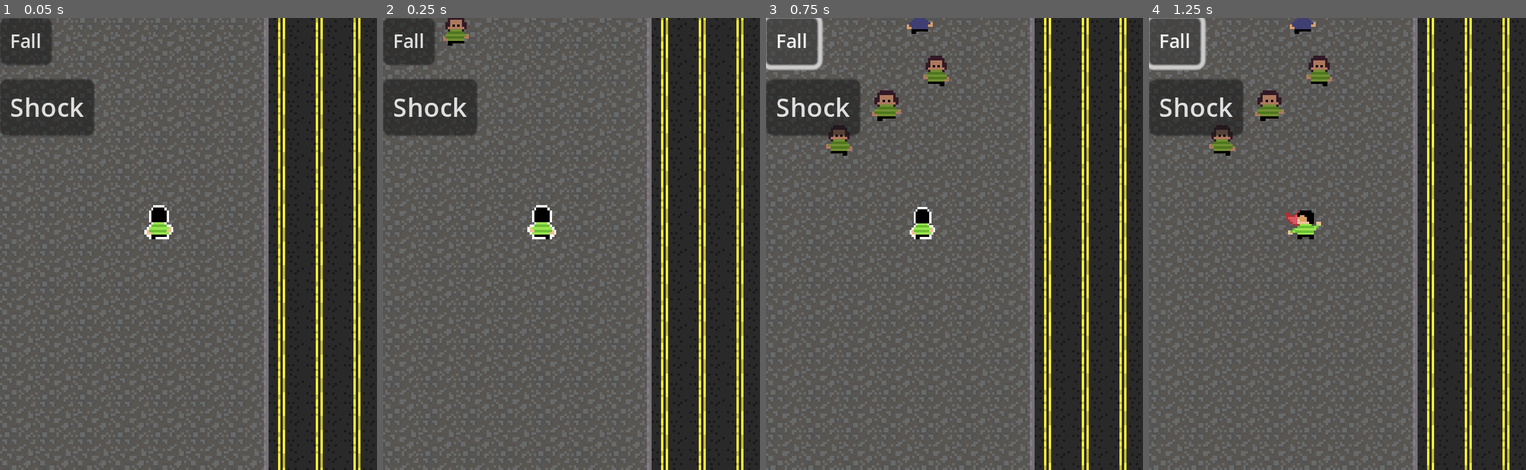
Above: before the commit, frames 1-4 (left to right).
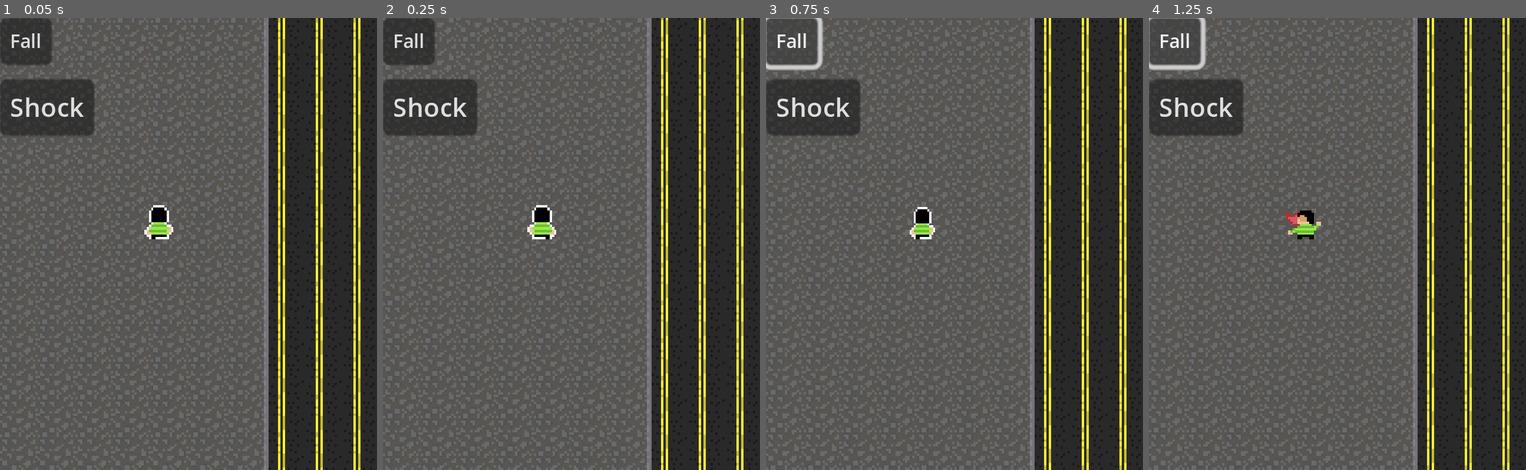
Above: after the commit, the same moments.

Repository: vitrolarium/brazilian-sidewalk
Game: Godot game, scene res://Objects/Scenes/Main.tscn
Two runs of this game, one before a commit and one after it. Both use one fixed random seed, a clock stepped at 60 frames per second and the inputs below.
Inputs:
- Up to frame 1 (0.05 s): no input
- Up to frame 2 (0.25 s): no input
- Up to frame 3 (0.75 s): click "Fall" at 0.5 s
- Up to frame 4 (1.25 s): no input

Frame 1 is identical in both runs. In frame 2, 0.3% of the frame differs, in the area x 15-23%, y 0-7%; in frame 3, 1.2%, in the area x 15-49%, y 0-31%; in frame 4, 1.2%.

Commit message:
added prop base and prop objects

Diff:
--- /dev/null
+++ b/Objects/Props/Props-base.gd
@@ -0,0 +1,27 @@
+extends Area2D
+
+const MOVE_DIRECTION := Vector2.DOWN
+
+enum PropType {
+	HOLE,
+	ELETRICITY
+}
+
+@export var speed : int = 98
+@export var prop_type : PropType
+
+var enabled = false
+
+
+func activate():
+	enabled = true
+
+func deactivate():
+	enabled = false
+
+func screen_leave() -> void:
+	queue_free()
+
+func _physics_process(delta: float) -> void:
+	if enabled:
+		position += MOVE_DIRECTION * speed * delta
--- /dev/null
+++ b/Objects/Props/Props-base.tscn
@@ -0,0 +1,15 @@
+[gd_scene load_steps=2 format=3 uid="uid://lo3mhvymnw4g"]
+
+[ext_resource type="Script" path="res://Objects/Props/Props-base.gd" id="1_emtma"]
+
+[node name="Prop" type="Area2D"]
+script = ExtResource("1_emtma")
+
+[node name="VisibilityNotifier" type="VisibleOnScreenNotifier2D" parent="."]
+
+[node name="CollisionShape" type="CollisionShape2D" parent="."]
+
+[node name="Sprite" type="Sprite2D" parent="."]
+region_rect = Rect2(32, 16, 16, 16)
+
+[connection signal="screen_exited" from="VisibilityNotifier" to="." method="screen_leave"]
--- /dev/null
+++ b/Objects/Props/hole.tscn
@@ -0,0 +1,17 @@
+[gd_scene load_steps=4 format=3 uid="uid://b0k8thgcrcrhb"]
+
+[ext_resource type="PackedScene" uid="uid://lo3mhvymnw4g" path="res://Objects/Props/Props-base.tscn" id="1_15qbh"]
+[ext_resource type="Texture2D" uid="uid://bgyvx2gf3wqun" path="res://Objects/Scenes/TILE.png" id="2_ww0ut"]
+
+[sub_resource type="CircleShape2D" id="CircleShape2D_5fwx6"]
+radius = 7.0
+
+[node name="Prop" instance=ExtResource("1_15qbh")]
+
+[node name="CollisionShape" parent="." index="1"]
+shape = SubResource("CircleShape2D_5fwx6")
+
+[node name="Sprite" parent="." index="2"]
+position = Vector2(-1, 0)
+texture = ExtResource("2_ww0ut")
+region_enabled = true
--- /dev/null
+++ b/Objects/Props/poop.tscn
@@ -0,0 +1,17 @@
+[gd_scene load_steps=4 format=3 uid="uid://dsy66vpa0aw45"]
+
+[ext_resource type="PackedScene" uid="uid://lo3mhvymnw4g" path="res://Objects/Props/Props-base.tscn" id="1_0mjsm"]
+[ext_resource type="Texture2D" uid="uid://bgyvx2gf3wqun" path="res://Objects/Scenes/TILE.png" id="2_4t7uf"]
+
+[sub_resource type="RectangleShape2D" id="RectangleShape2D_gol84"]
+
+[node name="Prop" instance=ExtResource("1_0mjsm")]
+
+[node name="CollisionShape" parent="." index="1"]
+shape = SubResource("RectangleShape2D_gol84")
+
+[node name="Sprite" parent="." index="2"]
+position = Vector2(0, -5)
+texture = ExtResource("2_4t7uf")
+region_enabled = true
+region_rect = Rect2(32, 0, 16, 16)
--- /dev/null
+++ b/Objects/Props/prop-spawner.gd
@@ -0,0 +1,45 @@
+extends Node2D
+
+@export_category("Summon Timer")
+@export var summon_wait_time : float = 0.5
+@export_category("Prop Settings")
+@export var props : Array
+@export var prop_speed : int = 98
+
+var _summon_timer : Timer
+
+func activate(): _summon_timer.start()
+
+func deactivate(stop_props := false):
+	_summon_timer.stop()
+	if stop_props:
+		for child in get_children():
+			if child is Area2D and child.has_method("deactivate"):
+				child.deactivate()
+
+func spawn_prop(new_prop : Area2D):
+	$SpawnPath/SpawnPoint.progress_ratio = randf()
+	new_prop.position = $SpawnPath/SpawnPoint.position
+	new_prop.speed = prop_speed
+	new_prop.activate()
+	add_child(new_prop)
+
+func summon_people():
+	if props.is_empty():
+		push_error("props is a empty array!")
+		return
+	var choosen_prop = props.pick_random() as PackedScene
+	if choosen_prop:
+		var new_prop = choosen_prop.instantiate() as Area2D
+		if new_prop:
+			spawn_prop(new_prop)
+		else:
+			push_error("the object ", choosen_prop, "is not a Area2D.")
+	else:
+		push_error("the prpps array has values that cannot be converted to PackedScene.")
+
+func _ready() -> void:
+	_summon_timer = Timer.new()
+	_summon_timer.connect("timeout", summon_people)
+	_summon_timer.wait_time = summon_wait_time
+	add_child(_summon_timer)
--- /dev/null
+++ b/Objects/Props/prop-spawner.tscn
@@ -0,0 +1,23 @@
+[gd_scene load_steps=5 format=3 uid="uid://cyefu35yjq2b1"]
+
+[ext_resource type="Script" path="res://Objects/Props/prop-spawner.gd" id="1_kfd3t"]
+[ext_resource type="PackedScene" uid="uid://b0k8thgcrcrhb" path="res://Objects/Props/hole.tscn" id="2_iwx7x"]
+[ext_resource type="PackedScene" uid="uid://dsy66vpa0aw45" path="res://Objects/Props/poop.tscn" id="3_ie0dt"]
+
+[sub_resource type="Curve2D" id="Curve2D_2chbh"]
+_data = {
+"points": PackedVector2Array(0, 0, 0, 0, 8, 0, 0, 0, 0, 0, 104, 0.103)
+}
+point_count = 2
+
+[node name="PropSpawner" type="Node2D"]
+script = ExtResource("1_kfd3t")
+props = [ExtResource("2_iwx7x"), ExtResource("3_ie0dt")]
+
+[node name="SpawnPath" type="Path2D" parent="."]
+curve = SubResource("Curve2D_2chbh")
+
+[node name="SpawnPoint" type="PathFollow2D" parent="SpawnPath"]
+position = Vector2(8, -8)
+v_offset = -8.0
+rotates = false
--- a/Objects/Scenes/Main.gd
+++ b/Objects/Scenes/Main.gd
@@ -4,6 +4,7 @@
 func start_game():
 	$SidewalkManager.is_enabled = true
 	$WalkingPeopleSpawner.activate()
+	$PropSpawner.activate()
 	$Player.show()
 
 func stop_game(reason : String):
@@ -11,7 +12,7 @@
 		$Player.call(reason)
 	else:
 		push_warning(reason, "() method doesnt exists in player")
-
+	$PropSpawner.deactivate(true)
 	$SidewalkManager.is_enabled = false
 	$WalkingPeopleSpawner.deactivate(true)
 
--- a/Objects/Scenes/Main.tscn
+++ b/Objects/Scenes/Main.tscn
@@ -1,9 +1,10 @@
-[gd_scene load_steps=5 format=3 uid="uid://biv4ggorh453n"]
+[gd_scene load_steps=6 format=3 uid="uid://biv4ggorh453n"]
 
 [ext_resource type="Script" path="res://Objects/Scenes/Main.gd" id="1_fmxtq"]
 [ext_resource type="PackedScene" uid="uid://8442rfdmkaiy" path="res://Objects/Scenes/sidewalks/sidewalk_manager.tscn" id="1_fpg5d"]
 [ext_resource type="PackedScene" uid="uid://bh6ho6pu3vjdv" path="res://Objects/Player/player.tscn" id="2_diuxg"]
 [ext_resource type="PackedScene" uid="uid://dp53q87pb3bjc" path="res://Objects/WalkingPeoples/walking_people_spawner.tscn" id="3_06x6p"]
+[ext_resource type="PackedScene" uid="uid://cyefu35yjq2b1" path="res://Objects/Props/prop-spawner.tscn" id="3_u11o0"]
 
 [node name="Main" type="Node2D"]
 script = ExtResource("1_fmxtq")
@@ -12,7 +13,12 @@
 
 [node name="SidewalkManager" parent="." instance=ExtResource("1_fpg5d")]
 
+[node name="PropSpawner" parent="." instance=ExtResource("3_u11o0")]
+summon_wait_time = 1.0
+prop_speed = 120
+
 [node name="WalkingPeopleSpawner" parent="." instance=ExtResource("3_06x6p")]
+summon_wait_time = 0.5
 
 [node name="Player" parent="." instance=ExtResource("2_diuxg")]
 position = Vector2(67, 94)
